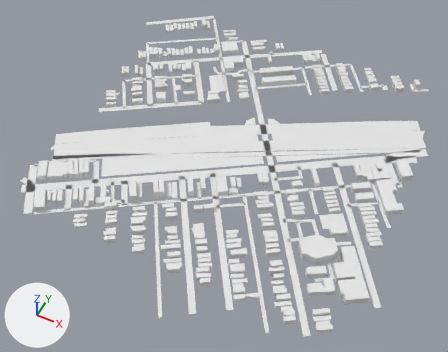
The glTF model app/public/world/tiles/-5_8.lod1.glb: old version first, new version second.
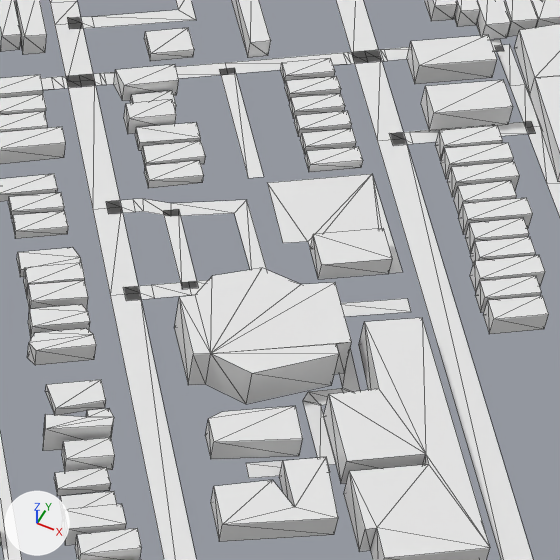
There are two pictures of each version: one whole from a 50 mm lens placed at (-1968.0, -4866.0, 678.0), pointed at (-2243.0, -4316.0, -10.0), one close up on the part from 58% to 86% of the width and 49% to 85% of the height. Lighting does not change. The marker at lower left points along +X, +Y and +Z. The first two pictures are the older version. The close-ups show mesh edges as thin lines. Where no turn or scale is listed for an object, it has been applied to the vertices. Vertices at exactly the same position are counted once.

The older version as bpy lines, for what is in view:
```python
me_buildings = bpy.data.meshes.new('buildings')
me_buildings.from_pydata(...)  # 2266 vertices, 2894 faces; spans x -261.0..261.0, y -258.0..258.0, z -8.0..8.0
me_ground = bpy.data.meshes.new('ground')
me_ground.from_pydata(...)  # 781 vertices, 618 faces; spans x -287.0..287.0, y -299.0..299.0, z 0.0
ob_buildings = bpy.data.objects.new('buildings', me_buildings)
ob_buildings.location = (-2246.5, -4248.8, 8.0)
ob_ground = bpy.data.objects.new('ground', me_ground)
ob_ground.location = (-2255.9, -4267.2, 0.1)
```
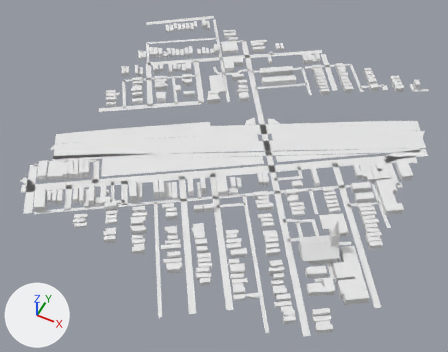
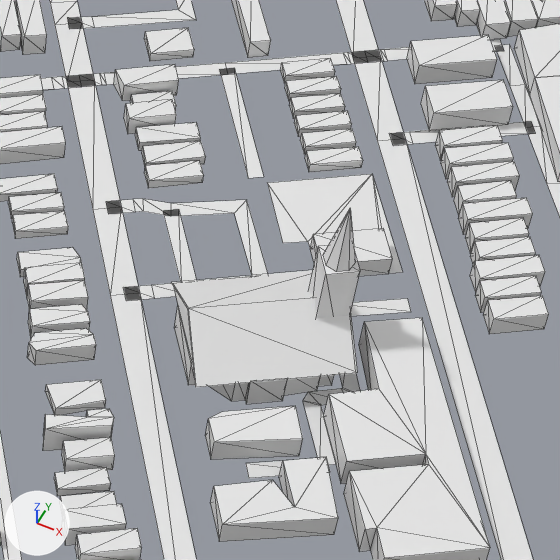
Where the newer file only moved an object's origin or applied its transform, the numbers keep the older frame.

Location of each change, [x1, y1, x2, y2] in pixels of the close-ups (560 x 560 px):
```json
{"part": 1, "of": "me_buildings", "change": "built on", "before": [179, 268, 352, 404], "after": [172, 209, 360, 404]}
```

Edits to the scene script, one JSON object a line:
```json
{"block": "me_buildings", "where": "# used by ob_buildings; location = (-2246.5, -4248.8, 8.0)"}
{"op": "remove", "block": "me_buildings", "code": "me_buildings.from_pydata(...)  # 2266 vertices, 2894 faces; spans x -261.0..261.0, y -258.0..258.0, z -8.0..8.0"}
{"op": "add", "block": "me_buildings", "code": "me_buildings.from_pydata(...)  # 2315 vertices, 2948 faces; spans x -261.0..261.0, y -258.0..258.0, z -8.0..59.0"}
{"block": "me_buildings", "change": "me_buildings part 1"}
{"block": "me_buildings", "change": "4 vertices are removed from x 168.0..192.0, y -161.0..-120.0, z 8.0"}
{"block": "me_buildings", "change": "22 faces are deleted"}
{"block": "me_buildings", "change": "7 vertices in x 153.0..204.0, y -163.0..-134.0, z 8.0 move by (0.0, 0.0, -4.0)"}
{"block": "me_buildings", "change": "1 vertex moves from x 171.0, y -125.0, z 8.0 to x 193.0, y -127.0, z 35.0"}
{"block": "me_buildings", "change": "38 vertices are added at x 148.0..208.0, y -171.0..-113.0, z -8.0..59.0"}
{"block": "me_buildings", "change": "5 new vertices lie (0.0, 0.0, 12.0) away from vertices in x 168.0..192.0, y -161.0..-120.0, z -8.0"}
{"block": "me_buildings", "change": "10 new vertices lie (0.0, 0.0, 12.0) away from vertices in x 162.0..199.0, y -163.0..-124.0, z -8.0"}
{"block": "me_buildings", "change": "76 new faces join them"}
```
